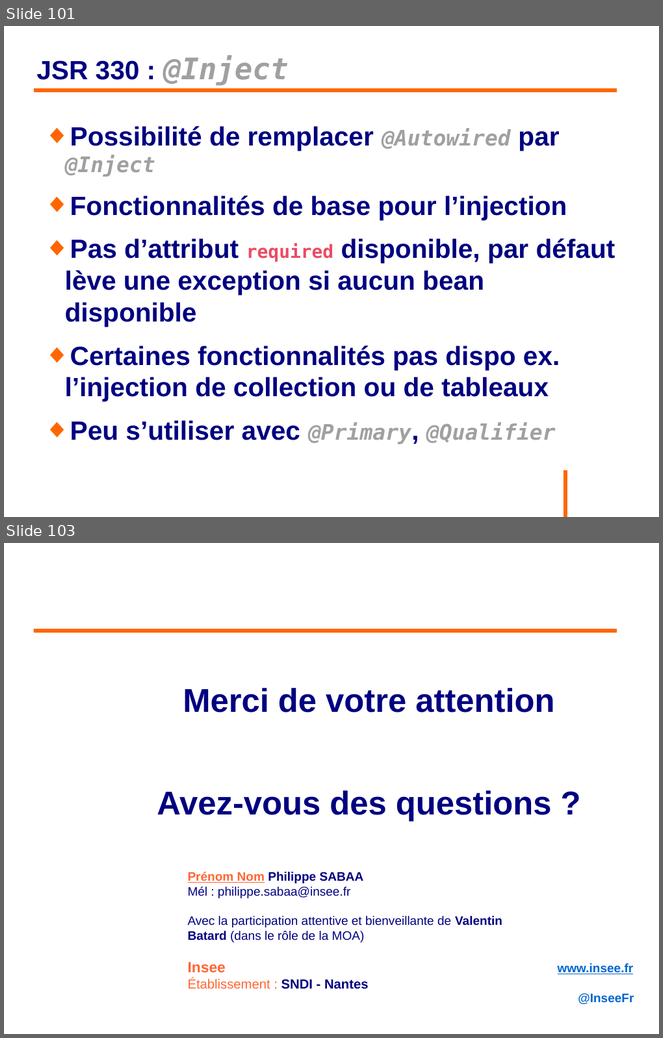
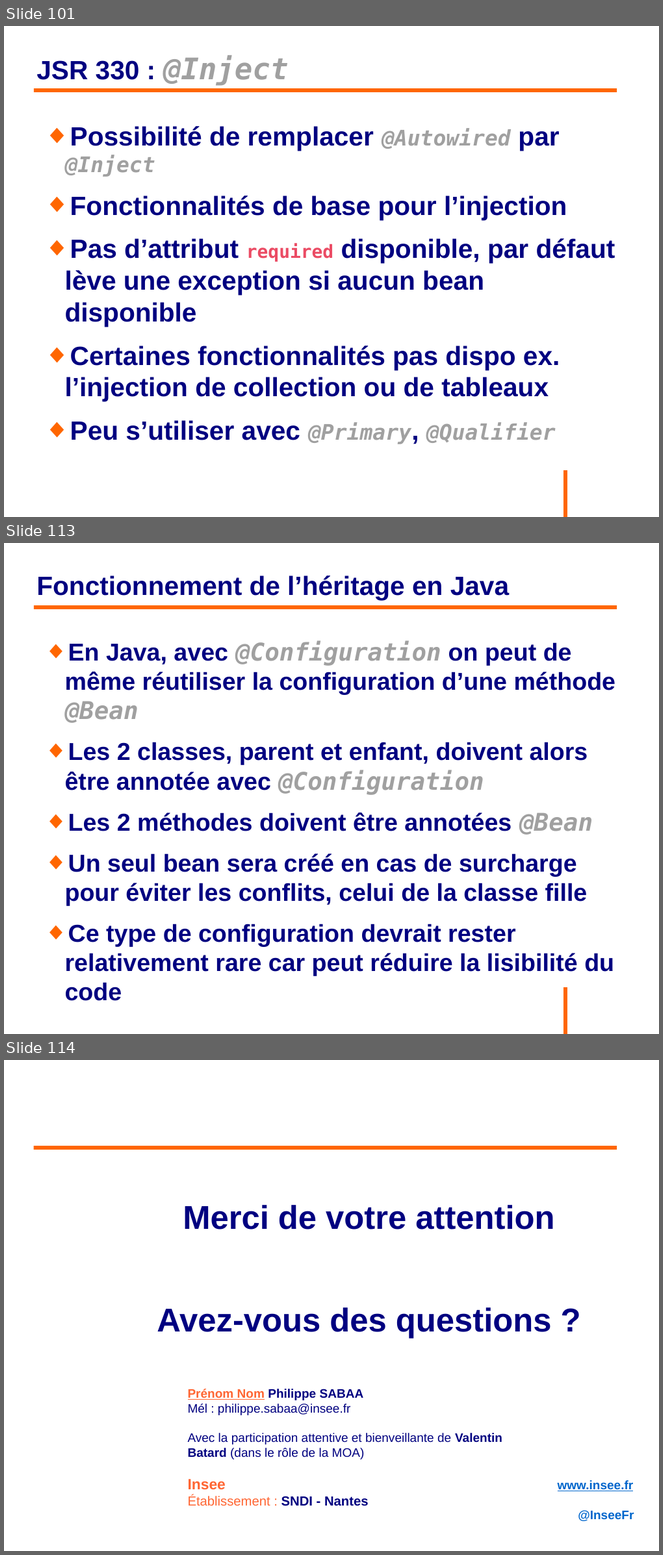
Before and after one commit to philphils/formation-spring, a slide deck: Documentation/diapo_formation_spring.odp. Shown one above the other, each under a label of ours: slides 101 and 103 before the commit, slides 101, 113 and 114 after it; the slides between them are not shown. The pictures are 663x1038 and 663x1555 pixels, drawn with LibreOffice and Linux fonts; fonts in the diff are those of the drawing; background and template pictures are left out. Boxes give left, top, right and bottom in pixels: in the first picture for what was removed or moved away, otherwise in the second. Text is boxed around its words. In the diff, an @@ line names an element or a change of style, - is before the commit and + after.

```diff
--- a/Documentation/diapo_formation_spring.odp
+++ b/Documentation/diapo_formation_spring.odp
@@ slide 113 added at [4,543,659,1034], background #FFFFFF; not listed: 1 template element that a slide beside it also shows @@
@@ title added at [36,575,509,600], 32 pt, text #000080, bold @@
+Fonctionnement de l’héritage en Java
@@ line added from (34, 607) to (618, 607), #FF6600 4.54 pt @@
@@ text added at [65,641,616,977], 29.6 pt, text #000080, bold @@
+◆ En Java, avec @Configuration on peut de même réutiliser la configuration d’une méthode @Bean
+◆ Les 2 classes, parent et enfant, doivent alors être annotée avec @Configuration
+◆ Les 2 méthodes doivent être annotées @Bean
+◆ Un seul bean sera créé en cas de surcharge pour éviter les conflits, celui de la classe fille
+◆ Ce type de configuration devrait rester relativement rare car peut réduire la lisibilité du code
@@ what was slide 103 is now slide 114 @@
```
Also in this commit, not shown: 2 slides changed, 10 other slides added.
